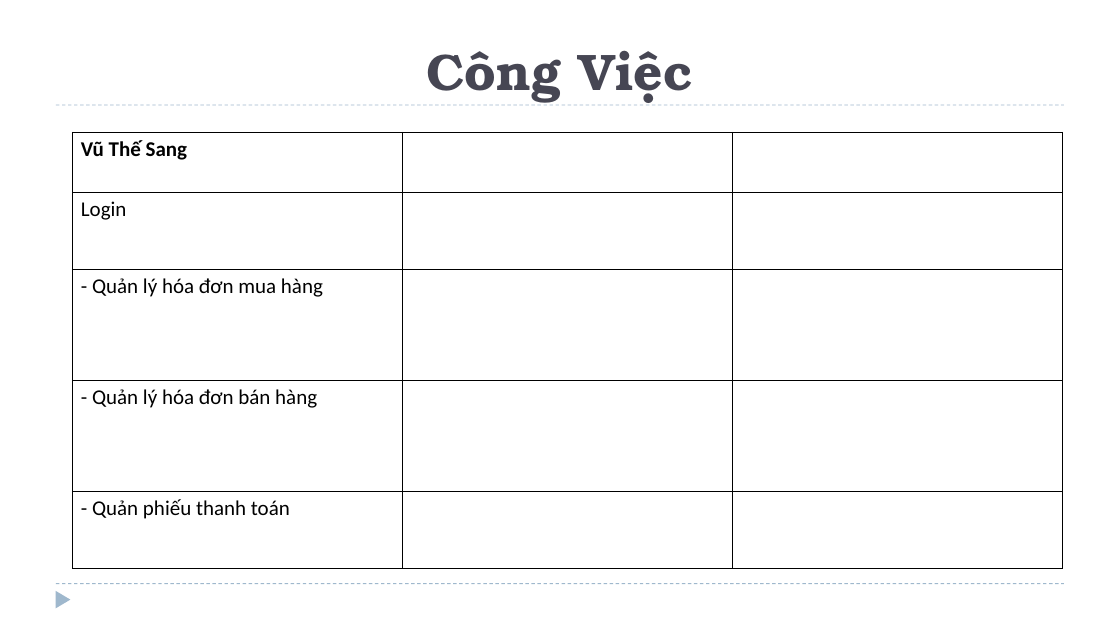
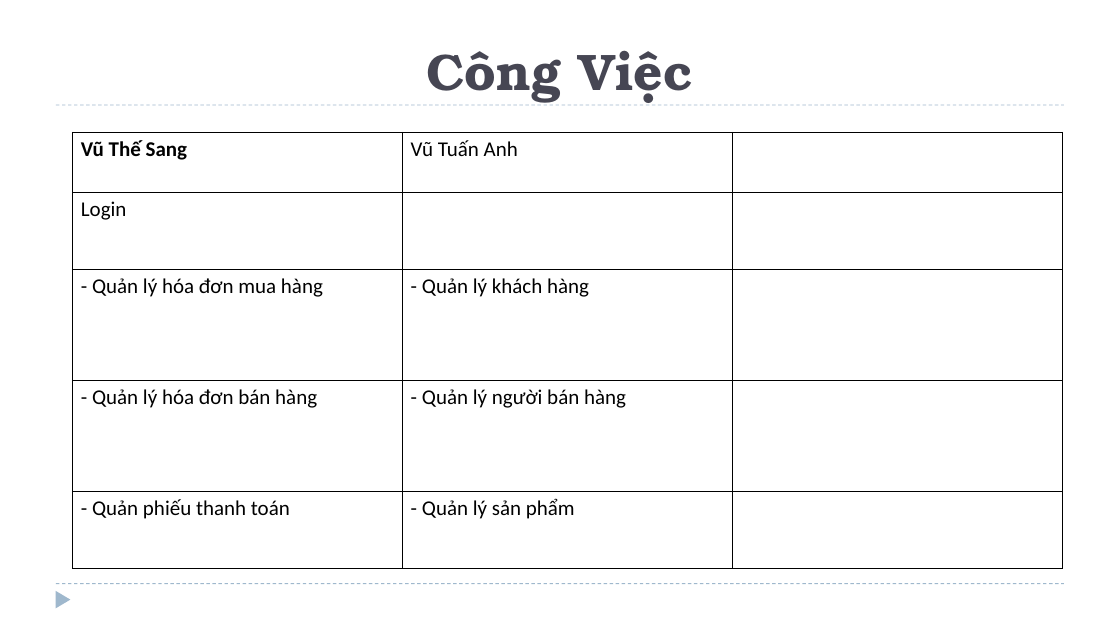
Before and after one commit to ProjectEJB/Project, a slide deck: slide 4 of SaleManager/Tài Liệu/ThuyetTrinh.pptx. Drawn at 1120x630 pixels with LibreOffice and Linux fonts; fonts in the diff are those of the drawing. Boxes give left, top, right and bottom in pixels: in the first picture for what was removed or moved away, otherwise in the second. Text is boxed around its words. In the diff, an @@ line names an element or a change of style, - is before the commit and + after.

```diff
--- a/SaleManager/Tài Liệu/ThuyetTrinh.pptx
+++ b/SaleManager/Tài Liệu/ThuyetTrinh.pptx
@@ table at (72, 133, 1063, 569) @@
-row 1, column 2: 
+row 1, column 2: Vũ Tuấn Anh
-row 3, column 2: 
+row 3, column 2: - Quản lý khách hàng
-row 4, column 2: 
+row 4, column 2: - Quản lý người bán hàng
-row 5, column 2: 
+row 5, column 2: - Quản lý sản phẩm
```
Also in this commit, not shown: 11 other files.
